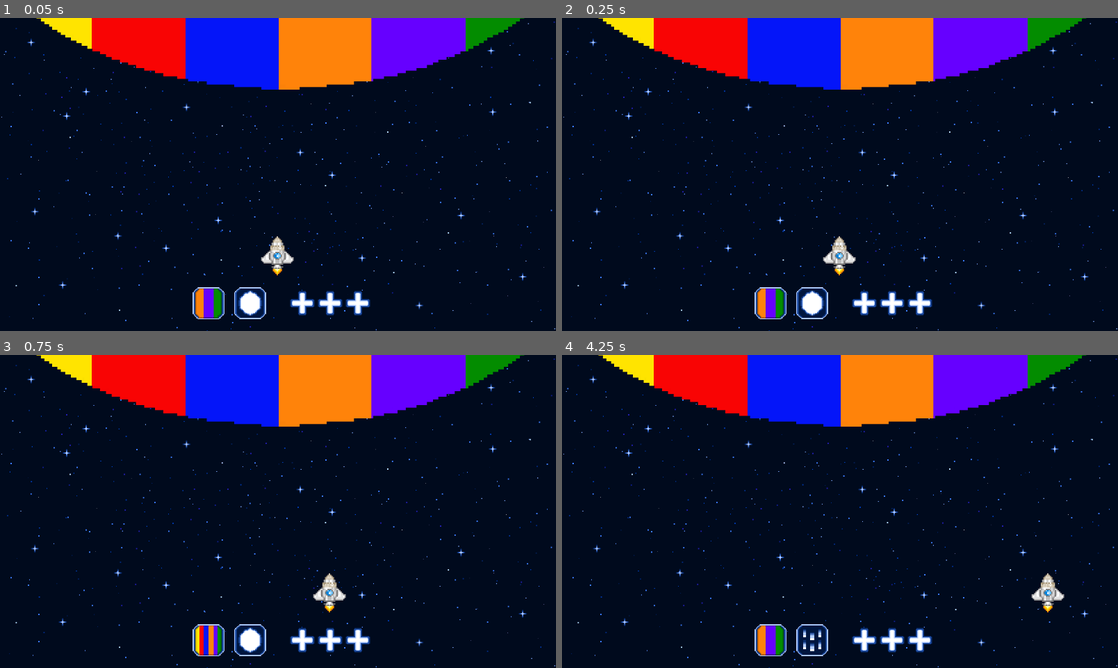
Above: before the commit, frames 1-4 (two rows, left to right).
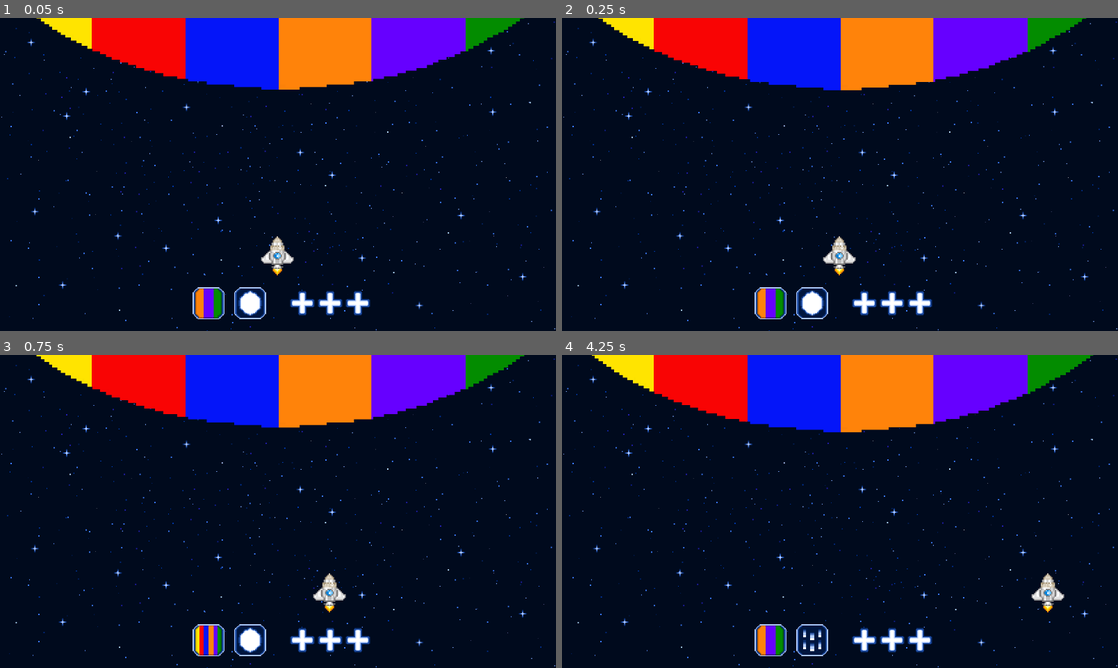
Above: after the commit, the same moments.

Repository: Annars30/GithubRepos-FINAL-project-ver1
Game: Godot game, scene res://Scenes/game.tscn
The game is run twice, just before and just after one commit, with the same random seed, the same clock (stepped at 60 frames per second) and the same inputs.
Inputs (mouse positions are in pixels of both pictures, inside the frame that each line leads up to):
- Up to frame 1 (0.05 s): no input
- Up to frame 2 (0.25 s): no input
- Up to frame 3 (0.75 s): move the mouse to (211, 639) at 0.52 s; hold Right (move_right) from 0.53 s (still down); click (211, 639) at 0.67 s
- Up to frame 4 (4.25 s): move the mouse to (812, 639) at 1.27 s; release Right (move_right) at 1.28 s; hold Left (move_left) 1.28-2.03 s; click (812, 639) at 1.42 s; move the mouse to (895, 442) at 2.02 s; hold Right (move_right) 2.03-3.53 s; move the mouse to (812, 574) at 2.77 s; click (812, 574) at 2.92 s; move the mouse to (1006, 558) at 3.52 s; hold Left (move_left) from 3.53 s (still down)

Frame 1 is identical in both runs. In frame 2, 0.2% of the frame differs, in the area x 6-95%, y 0-24%; in frame 3, 0.4%; in frame 4, 1.7%, in the area x 5-96%, y 0-25%.

Commit message:
Update supernova.gd

Diff:
--- a/Scripts/supernova.gd
+++ b/Scripts/supernova.gd
@@ -1,30 +1,30 @@
 extends CharacterBody2D
 
-@onready var animated_sprite_1: AnimatedSprite2D = $AnimatedSprite2D
-@onready var supernova_3_color = $AnimatedSprite2D
-var speed = 3
+@onready var animated_sprite_1: AnimatedSprite2D = $AnimatedSprite2D  #dice with colors
+@onready var supernova = $AnimatedSprite2D   #supernova
+var speed = 3 #speed of expanding supernova
 
 #SUPERNOVA EXPANDING
-#func _physics_process(delta: float) -> void:
-		#position += transform.y * speed * delta
+func _physics_process(delta: float) -> void:
+	position += transform.y * speed * delta
 
 
 #SUPERNOVA CHANGING COLOR
-func start():
-	_ready()
 
 func _ready() -> void:
-	supernova_3_color.pause()  # stop animation
-	supernova_3_color.set_frame_and_progress(0, 0.0)
+	supernova.pause()  # stop animation
+	supernova.set_frame_and_progress(0, 0.0)
 
-func _process(delta):
+
+
+func _process(_delta):
 	if animated_sprite_1.frame == 0:
 		change_color_3()
 	elif animated_sprite_1.frame == 1:
 		change_color_6()
 
 func change_color_3():
-	supernova_3_color.set_frame_and_progress(1, 0.0)
+	supernova.set_frame_and_progress(1, 0.0)
 
 func change_color_6():
-	supernova_3_color.set_frame_and_progress(2, 0.0)
+	supernova.set_frame_and_progress(2, 0.0)
